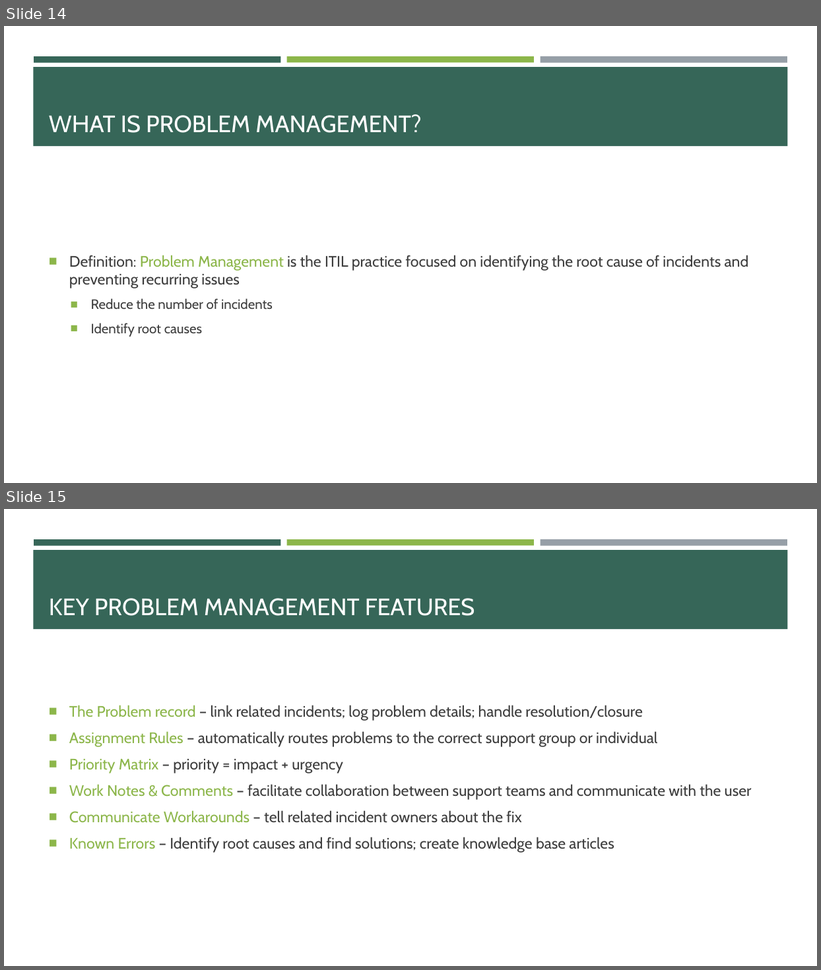
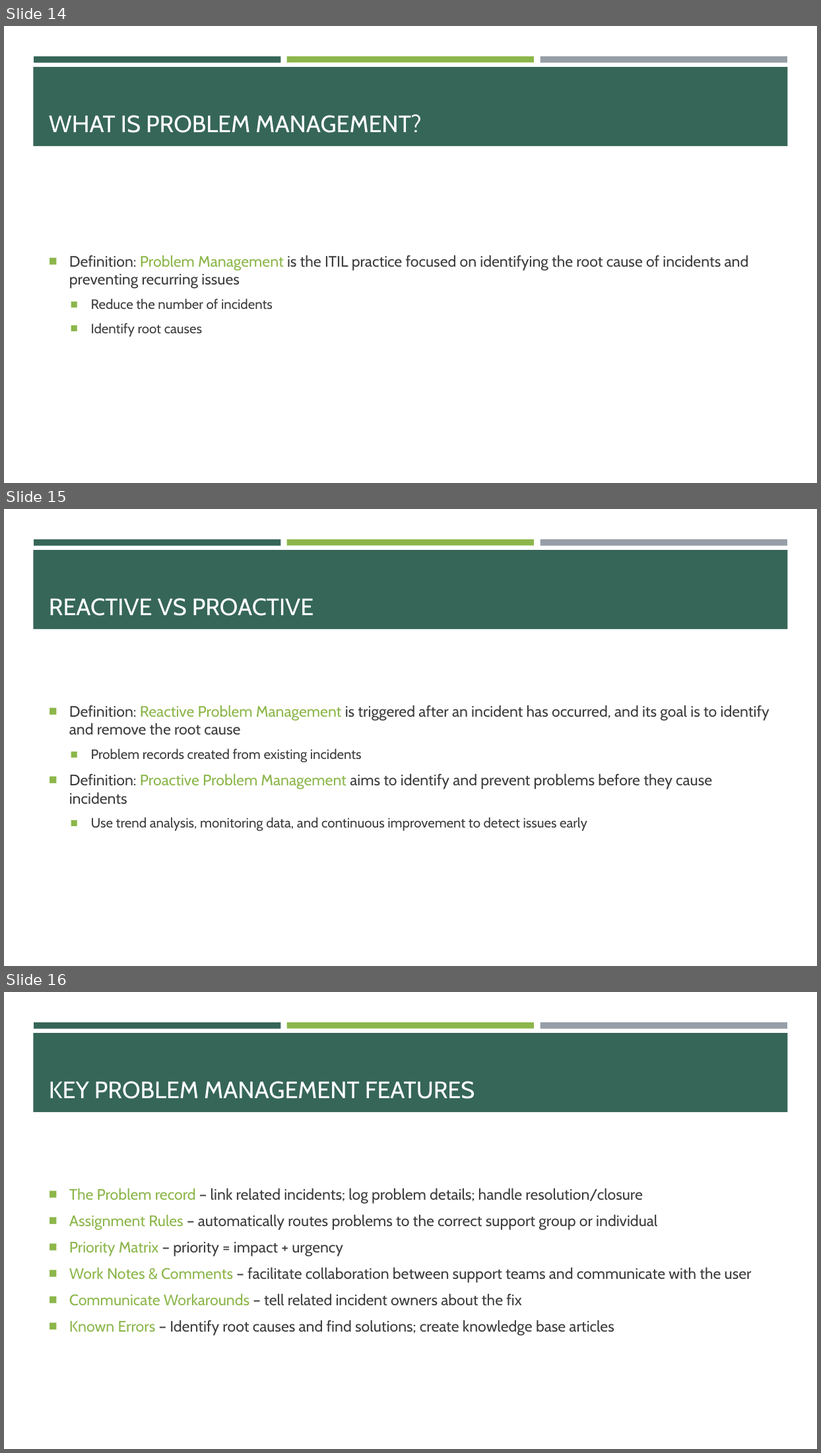
Before and after one commit to e-m-wilson/SNOW, a slide deck: Week_3/Incident_Problem_Management.pptx. Shown one above the other, each under a label of ours: slides 14 and 15 before the commit, slides 14, 15 and 16 after it. The pictures are 821x970 and 821x1453 pixels, drawn with LibreOffice and Linux fonts; fonts in the diff are those of the drawing. Boxes give left, top, right and bottom in pixels: in the first picture for what was removed or moved away, otherwise in the second. Text is boxed around its words. In the diff, an @@ line names an element or a change of style, - is before the commit and + after.

```diff
--- a/Week_3/Incident_Problem_Management.pptx
+++ b/Week_3/Incident_Problem_Management.pptx
@@ slide 15 added at bbox=[4, 509, 817, 966], background #FFFFFF; not listed: 4 template elements that a slide beside it also shows @@
@@ title added at bbox=[49, 598, 314, 616], 28 pt, text #FFFFFF @@
+REACTIVE VS PROACTIVE
@@ text added at bbox=[69, 705, 770, 831], 18 pt, text #3D3D3D @@
+■ Definition: Reactive Problem Management is triggered after an incident has occurred, and its goal is to identify and remove the root cause
+  ■ Problem records created from existing incidents
+■ Definition: Proactive Problem Management aims to identify and prevent problems before they cause incidents
+  ■ Use trend analysis, monitoring data, and continuous improvement to detect issues early
@@ what was slide 15 is now slide 16 @@
```
Also in this commit, not shown: 1 other file.
